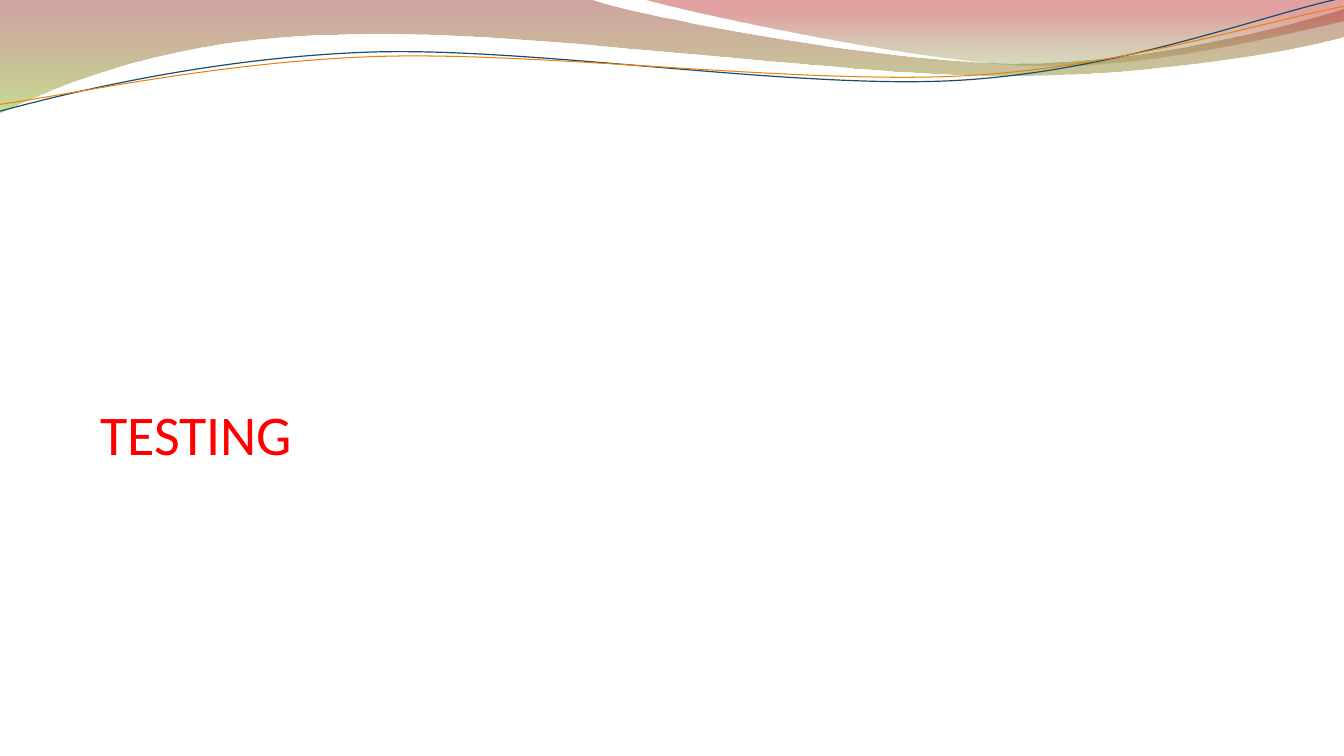
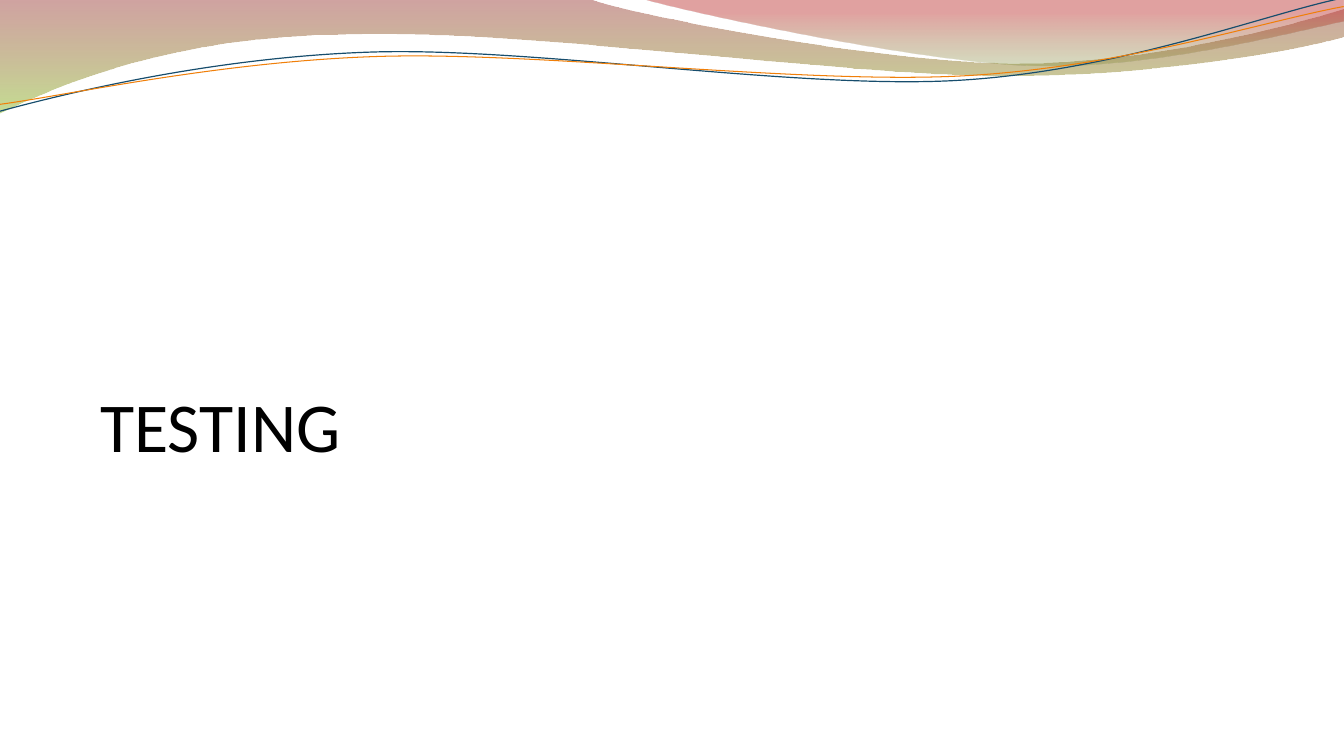
Before and after one commit to jerebenitez/2017-UNC-IngSoft-cmd, a slide deck: slide 21 of docs/Pesentación.pptx (slide 22 before the commit). Drawn at 1344x756 pixels with LibreOffice and Linux fonts; fonts in the diff are those of the drawing; background and template pictures are left out. Boxes give left, top, right and bottom in pixels: in the first picture for what was removed or moved away, otherwise in the second. Text is boxed around its words. In the diff, an @@ line names an element or a change of style, - is before the commit and + after.

```diff
--- a/docs/Pesentación.pptx
+++ b/docs/Pesentación.pptx
@@ text "TESTING" at bbox=[100, 406, 340, 453]: size 40 to 50 pt, text colour #FF0000 to #000000 @@
```
Also in this commit, not shown: 4 other slides changed, 1 slide added, 2 slides removed, 1 other file.
